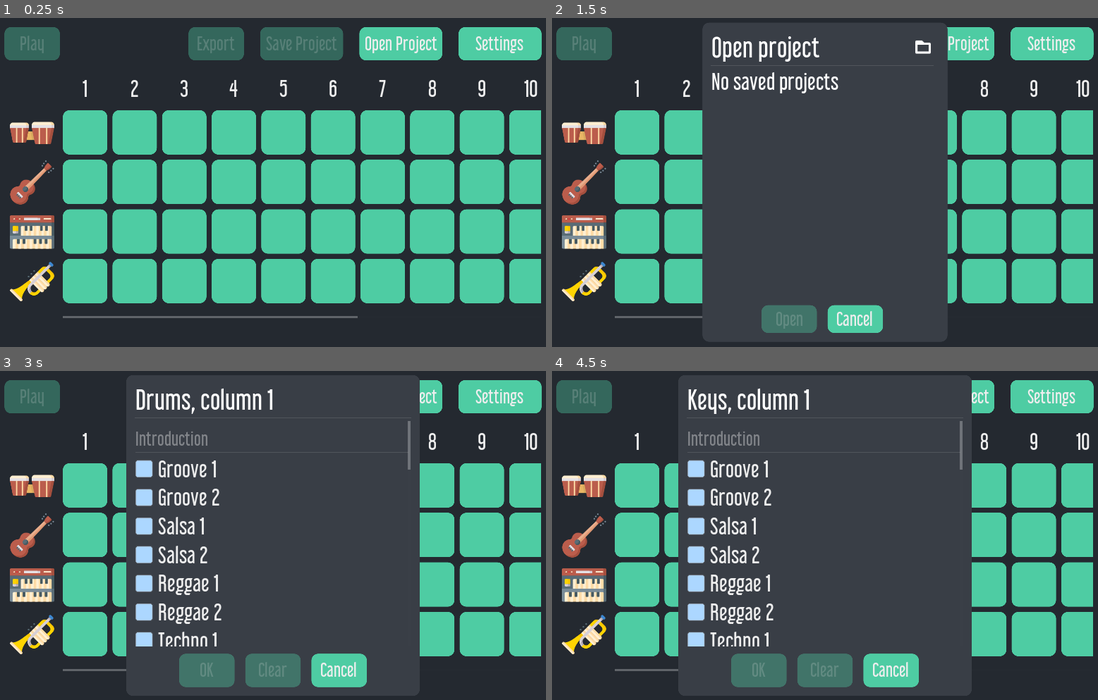
Above: before the commit, frames 1-4 (two rows, left to right).
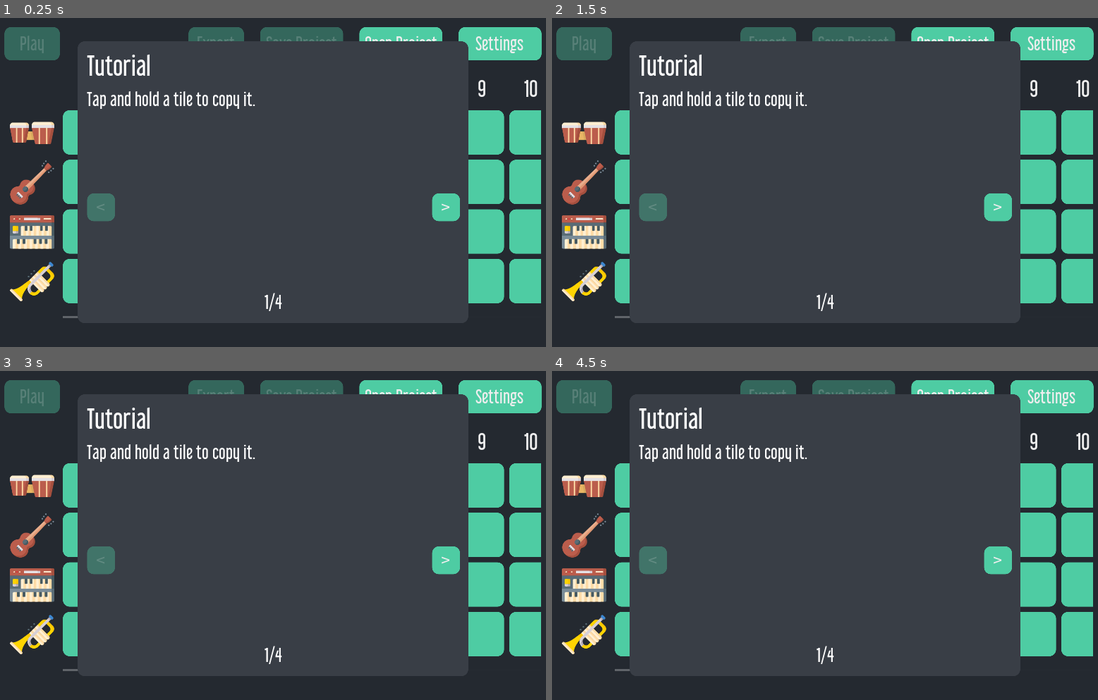
Above: after the commit, the same moments.

Repository: pattlebass/Music-DJ
Game: Godot game, scene res://scenes/main.tscn
Two runs of this game, one before a commit and one after it. Both use one fixed random seed, a clock stepped at 60 frames per second and the inputs below. Video files are missing from this copy of the repository; at most half a second of black plays in their place.
Inputs (mouse positions are in pixels of both pictures, inside the frame that each line leads up to):
- Up to frame 1 (0.25 s): no input
- Up to frame 2 (1.5 s): click "Open Project" at 0.5 s; click (923, 47) at 1.27 s
- Up to frame 3 (3 s): click "1" at 2 s; click (87, 486) at 2.77 s
- Up to frame 4 (4.5 s): click (639, 535) at 3.52 s; click (639, 584) at 4.27 s

The runs differ from the first frame. In frame 1, 38% of the frame differs, in the area x 14-86%, y 7-92%; in frame 2, 19%; in frame 3, 18%; in frame 4, 18%.
Error before the commit: Parse Error: The identifier "Variables" isn't declared in the current scope. (res://scenes/TutorialDialog.gd:15)

Commit message:
`GlobalVariables` -> `Variables` & Change Android folder

Diff:
--- a/project.godot
+++ b/project.godot
@@ -22,7 +22,7 @@
 
 [autoload]
 
-GlobalVariables="*res://scenes/GlobalVariables.gd"
+Variables="*res://scenes/Variables.gd"
 
 [display]
 
--- a/scenes/ColumnDialog.gd
+++ b/scenes/ColumnDialog.gd
@@ -5,7 +5,7 @@
 
 
 func _ready():
-	GlobalVariables.connect("theme_changed", self, "on_theme_changed")
+	Variables.connect("theme_changed", self, "on_theme_changed")
 
 
 func on_theme_changed(new_theme):
--- a/scenes/LoadButton.gd
+++ b/scenes/LoadButton.gd
@@ -2,6 +2,6 @@
 
 
 func _ready():
-	var path = "res://assets/themes/%s/" % GlobalVariables.options.theme
+	var path = "res://assets/themes/%s/" % Variables.options.theme
 	$DownloadButton.icon = load(path+"download.png")
 	$DeleteButton.icon = load(path+"delete.png")
--- a/scenes/LoadDialog.gd
+++ b/scenes/LoadDialog.gd
@@ -5,11 +5,11 @@
 
 
 func _ready():
-	GlobalVariables.connect("theme_changed", self, "on_theme_changed")
+	Variables.connect("theme_changed", self, "on_theme_changed")
 
 
 func _on_OkButton_pressed():
-	load_song(main.user_dir+"Projects/"+selected_file)
+	load_song(Variables.user_dir.plus_file("Projects/%s" % selected_file))
 
 
 func load_song(_path, _song = null):
@@ -75,7 +75,7 @@
 			# Button
 			var text
 			var style_box = preload("res://assets/button_stylebox.tres").duplicate()
-			var colors = GlobalVariables.colors
+			var colors = Variables.colors
 
 			if value >= 1 and value <= 8:
 				text = value
@@ -104,6 +104,17 @@
 
 
 func about_to_show():
+	var file_path = OS.get_system_dir(OS.SYSTEM_DIR_MUSIC).plus_file("musicdj.txt")
+#	var f = File.new()
+#	print(f.open(file_path, File.WRITE_READ))
+#	f.store_string("Stored " + str(OS.get_time()))
+#	print(f.get_as_text())
+#	f.close()
+
+	var dir = Directory.new()
+	dir.make_dir(OS.get_system_dir(OS.SYSTEM_DIR_MUSIC).plus_file("MusicDJ"))
+
+
 	# Check for permissions
 	OS.request_permissions()
 	yield(get_tree(), "idle_frame")
@@ -113,12 +124,12 @@
 	if OS.get_name() == "HTML5":
 		$VBoxContainer/TitleHBox/OpenButton.hide()
 	$VBoxContainer/HBoxContainer/OkButton.disabled = true
-	if list_files_in_directory(main.user_dir+"Projects/").empty():
+	if list_files_in_directory(Variables.user_dir.plus_file("Projects/")).empty():
 		$VBoxContainer/ScrollContainer/VBoxContainer/NoProjectsLabel.show()
 	else:
 		$VBoxContainer/ScrollContainer/VBoxContainer/NoProjectsLabel.hide()
 
-	for i in list_files_in_directory(main.user_dir+"Projects/"):
+	for i in list_files_in_directory(Variables.user_dir.plus_file("Projects/")):
 		var button_container = button_scene.instance()
 		var load_button = button_container.get_node("LoadButton")
 		var delete_button = button_container.get_node("DeleteButton")
@@ -186,9 +197,9 @@
 
 func _on_OpenButton_pressed():
 	if OS.get_name() == "Android":
-		OS.alert(ProjectSettings.globalize_path(main.user_dir), "Folder location")
+		OS.alert(ProjectSettings.globalize_path(Variables.user_dir), "Folder location")
 	else:
-		OS.shell_open(ProjectSettings.globalize_path(main.user_dir))
+		OS.shell_open(ProjectSettings.globalize_path(Variables.user_dir))
 
 
 func on_Button_deleted(_container):
@@ -203,7 +214,7 @@
 		"[color=#4ecca3]%s[/color] will be deleted." % _path.substr(0, 20))
 	var choice = yield(dialog, "chose")
 	if choice:
-		dir.remove(main.user_dir+"Projects/"+_path)
+		dir.remove(Variables.user_dir.plus_file("Projects/%s" % _path))
 		_container.queue_free()
 
 	yield(get_tree(), "idle_frame")
@@ -213,4 +224,7 @@
 
 func on_Button_download(_container):
 	var file_name = _container.get_child(0).text
-	main.get_node("SaveDialog").download_file(main.user_dir+"Projects/"+file_name, file_name)
+	main.get_node("SaveDialog").download_file(
+		Variables.user_dir.plus_file("Projects/%s" % file_name),
+		file_name
+	)
--- a/scenes/ProgressDialog.gd
+++ b/scenes/ProgressDialog.gd
@@ -54,16 +54,16 @@
 
 func _on_OpenButton_pressed():
 	if OS.get_name() == "Android":
-		OS.alert(ProjectSettings.globalize_path(main.user_dir), "Folder location")
+		OS.alert(ProjectSettings.globalize_path(Variables.user_dir), "Folder location")
 	else:
-		OS.shell_open(ProjectSettings.globalize_path(main.user_dir))
+		OS.shell_open(ProjectSettings.globalize_path(Variables.user_dir))
 
 
 func _on_DownloadButton_pressed():
 	var file_name = path_text.split("/")[-1]
 	var path
 	if file_name.ends_with(".mdj"):
-		path = main.user_dir+"Projects/"+file_name
+		path = Variables.user_dir.plus_file("Projects/%s" % file_name)
 	elif file_name.ends_with(".wav"):
-		path = main.user_dir+"Exports/"+file_name
+		path = Variables.user_dir.plus_file("Exports/%s" % file_name)
 	main.get_node("SaveDialog").download_file(path, file_name)
--- a/scenes/SaveDialog.gd
+++ b/scenes/SaveDialog.gd
@@ -31,9 +31,9 @@
 func save():
 	if type_of_save == "project":
 		# Project save
-		var path = main.user_dir+"Projects/"+entered_name.strip_edges()+".mdj"
+		var path = Variables.user_dir.plus_file("Projects/%s.mdj" % entered_name.strip_edges())
 		var file = File.new()
-		file.open(path, File.WRITE)
+		print(file.open(path, File.WRITE))
 		file.store_string(to_json(main.song))
 		file.close()
 
@@ -49,7 +49,7 @@
 		main.get_node("SoundDialog/AudioStreamPlayer").stop()
 
 		# ProgressDialog
-		var path = main.user_dir+"Exports/"+entered_name.strip_edges()+".wav"
+		var path = Variables.user_dir.plus_file("Exports/%s.wav" % entered_name.strip_edges())
 		main.get_node("ProgressDialog").path_text = path
 		main.get_node("ProgressDialog").after_saving = "stay"
 		main.get_node("ProgressDialog").progress_bar.max_value = 3*(main.used_columns.max()+1) + 0.5
--- a/scenes/SettingsDialog.gd
+++ b/scenes/SettingsDialog.gd
@@ -2,7 +2,8 @@
 
 
 func _ready():
-	get_node("VBoxContainer/ScrollContainer/SettingsContainer/ThemeContainer/"+GlobalVariables.options.theme.capitalize()).pressed = true
+	get_node("VBoxContainer/ScrollContainer/SettingsContainer/ThemeContainer/"+ \
+		Variables.options.theme.capitalize()).pressed = true
 	$VBoxContainer/ScrollContainer/SettingsContainer/LabelVersion.text = "%s" % load("res://version.gd").VERSION
 
 func _on_CloseButton_pressed():
@@ -11,9 +12,9 @@
 
 func _on_theme_chosen(button_pressed, theme_name):
 	if button_pressed and visible:
-		GlobalVariables.change_theme(theme_name)
-		GlobalVariables.options.theme = theme_name
-		GlobalVariables.save_options()
+		Variables.change_theme(theme_name)
+		Variables.options.theme = theme_name
+		Variables.save_options()
 
 
 func _on_ShowTutorial_pressed():
--- a/scenes/SoundDialog.gd
+++ b/scenes/SoundDialog.gd
@@ -18,7 +18,7 @@
 	# Create list
 	var text = ["Groove 1", "Groove 2", "Salsa 1", "Salsa 2", "Reggae 1", "Reggae 2", "Techno 1", "Techno 2"]
 	var category = ["Introduction", "Verse", "Chorus", "Solo"]
-	var colors = GlobalVariables.colors
+	var colors = Variables.colors
 	var button_index = -1
 
 	for i in 4:
--- a/scenes/GlobalVariables.gd
+++ b/scenes/Variables.gd
@@ -8,6 +8,7 @@
 var loaded_theme = "dark"
 var themes = ["dark", "white", "classic1", "classic2"]
 var timer
+var user_dir := ""
 
 signal theme_changed
 
--- a/scenes/main.gd
+++ b/scenes/main.gd
@@ -3,7 +3,6 @@
 var song := [[], [], [], []]
 var used_columns := [-1]
 var column_index := 15
-var user_dir := ""
 var is_playing := false
 
 var column_scene = preload("res://scenes/Column.tscn")
@@ -28,8 +27,8 @@
 
 func _ready():
 	get_tree().connect("files_dropped", self, "_files_dropped")
-	GlobalVariables.connect("theme_changed", self, "on_theme_changed")
-	GlobalVariables.change_theme(GlobalVariables.options.theme)
+	Variables.connect("theme_changed", self, "on_theme_changed")
+	Variables.change_theme(Variables.options.theme)
 
 	randomize()
 
@@ -43,11 +42,11 @@
 		yield(get_tree(), "idle_frame")
 		OS.request_permissions()
 
-		user_dir = "/storage/emulated/0/MusicDJ/"
+		Variables.user_dir = "/storage/emulated/0/MusicDJ/"
 		var dir = Directory.new()
 		dir.open("/storage/emulated/0/")
 		dir.make_dir("MusicDJ")
-		dir.open(user_dir)
+		dir.open(Variables.user_dir)
 		dir.make_dir("Projects")
 		dir.make_dir("Exports")
 
@@ -58,7 +57,7 @@
 		dir.open("user://saves")
 		dir.make_dir("Exports")
 		dir.make_dir("Projects")
-		user_dir = "user://saves/"
+		Variables.user_dir = "user://saves/"
 
 
 func on_theme_changed(new_theme):
@@ -244,14 +243,14 @@
 				split_slash = "/"
 			var filename = i.split(split_slash)[-1]
 
-			if dir.file_exists(user_dir+"Projects/"+filename):
+			if dir.file_exists(Variables.user_dir.plus_file("Projects/%s" % filename)):
 				var dialog = dialog_scene.instance()
 				add_child(dialog)
 				dialog.alert("Overwrite?","[color=#4ecca3]%s[/color] will be overwritten." %filename.substr(0, 20))
 				var choice = yield(dialog, "chose")
 				if choice == true:
-					dir.copy(i, user_dir+"Projects/"+filename)
+					dir.copy(i, Variables.user_dir.plus_file("Projects/%s" % filename))
 			else:
-				dir.copy(i, user_dir+"Projects/"+filename)
+				dir.copy(i, Variables.user_dir.plus_file("Projects/%s" % filename))
 			#print(filename)
 	$LoadDialog.popup_centered()
